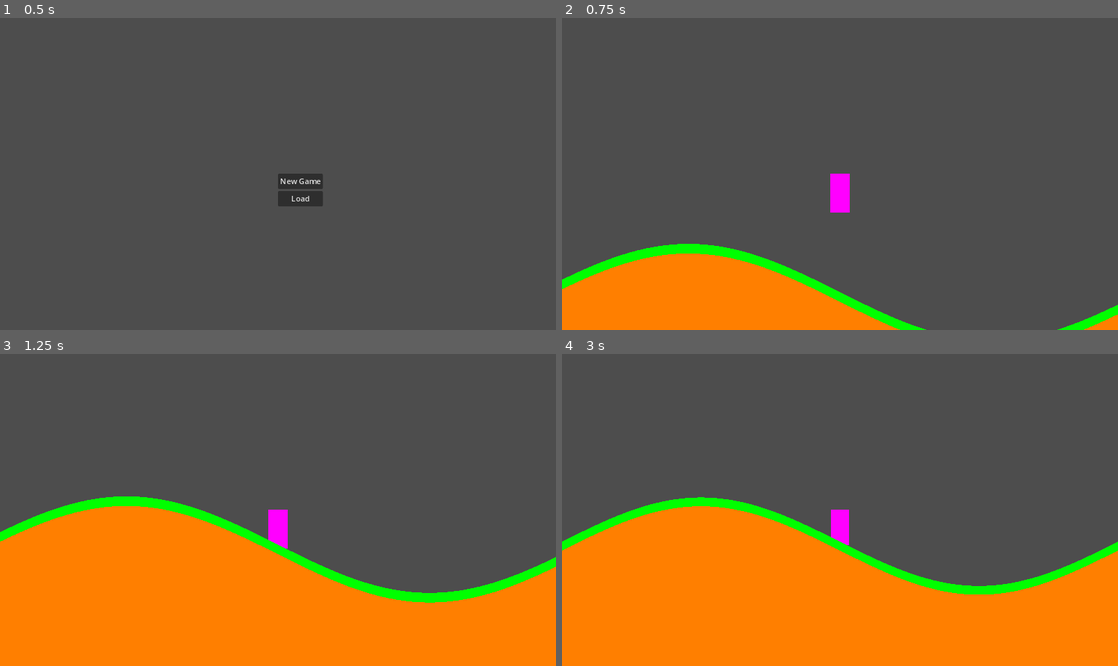
Above: before the commit, frames 1-4 (two rows, left to right).
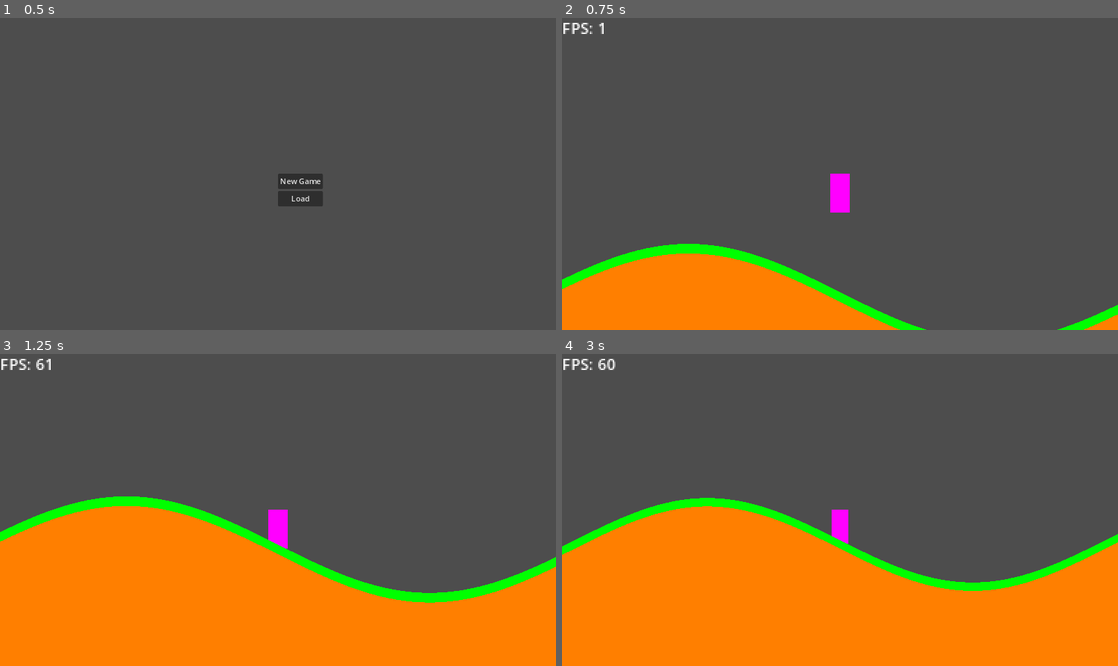
Above: after the commit, the same moments.

Repository: Shadowdragon019/Buildheim
Game: Godot game, scene res://main_menu/main_menu.tscn
Same seed, same stepped clock (60 frames per second), same inputs: the game is played once before the commit and once after it.
Inputs (mouse positions are in pixels of both pictures, inside the frame that each line leads up to):
- Up to frame 1 (0.5 s): no input
- Up to frame 2 (0.75 s): click "New Game" at 0.5 s
- Up to frame 3 (1.25 s): no input
- Up to frame 4 (3 s): move the mouse to (962, 494) at 1.27 s; hold E (index_right) 1.28-2.78 s; tap Mouse wheel down (back) at 1.35, 2.3, 2.85 s; tap Mouse wheel up (forwards) at 1.55, 2.1 s; tap Enter at 2 s; move the mouse to (728, 525) at 2.02 s; tap Space at 2.75 s; move the mouse to (895, 441) at 2.77 s; hold Q (index_left) from 2.78 s (still down)

Frame 1 is identical in both runs. In frame 2, 0.1% of the frame differs, in the area x 0-8%, y 1-6%; in frame 3, 0.2%; in frame 4, 2.2%, in the area x 0-100%, y 1-78%.

Commit message:
I don't remember waht I changed but #7

Diff:
--- a/player2/player.gd
+++ b/player2/player.gd
@@ -1,22 +1,35 @@
 extends CharacterBody2D
 
 @onready var camera : Camera2D = $Camera
+@onready var control: Control = $Camera/Control
+@onready var fps: Label = $Camera/Control/FPS
 @export var inifnite_jumps := false
 @export var jump_multiplier := 1.0
 @export var movement_multiplier := 1.0
 
-func _ready() -> void:
+func _ready():
 	add_to_group("blocks_object_placement")
 
-func _physics_process(delta: float) -> void:
+
+func _process(_delta: float):
 	var new_zoom: float = camera.zoom.x
 	if Input.is_action_just_pressed("forwards") && !TestBuildingGlobal.building_enabled:
-		new_zoom += 10.0 * delta
+		new_zoom += 0.25
 	if Input.is_action_just_pressed("back") && !TestBuildingGlobal.building_enabled:
-		new_zoom += -10.0 * delta
-	if new_zoom < 0.05:
-		new_zoom = 0.05
+		new_zoom -= 0.25
+	if new_zoom < 0.25:
+		new_zoom = 0.25
 	camera.zoom = Vector2(new_zoom, new_zoom)
+
+	fps.text = str("FPS: ", Engine.get_frames_per_second())
+	control.size = Vector2(1152, 648) * camera.zoom
+	control.scale = Vector2(2, 2) / camera.zoom
+	control.position = Vector2(-576, -324) / camera.zoom
+
+	print(str(camera.zoom))
+
+
+func _physics_process(delta: float):
 	velocity.x *= 0.9
 
 	if not is_on_floor():
--- a/player2/player.tscn
+++ b/player2/player.tscn
@@ -17,6 +17,19 @@
 position = Vector2(0, -40)
 zoom = Vector2(2, 2)
 
+[node name="Control" type="Control" parent="Camera"]
+layout_mode = 3
+anchors_preset = 0
+offset_left = -288.0
+offset_top = -162.0
+offset_right = 288.0
+offset_bottom = 162.0
+
+[node name="FPS" type="Label" parent="Camera/Control"]
+layout_mode = 0
+offset_right = 40.0
+offset_bottom = 23.0
+
 [node name="Sprite2D" type="Sprite2D" parent="."]
 position = Vector2(0, -20)
 texture = SubResource("PlaceholderTexture2D_e2dns")
